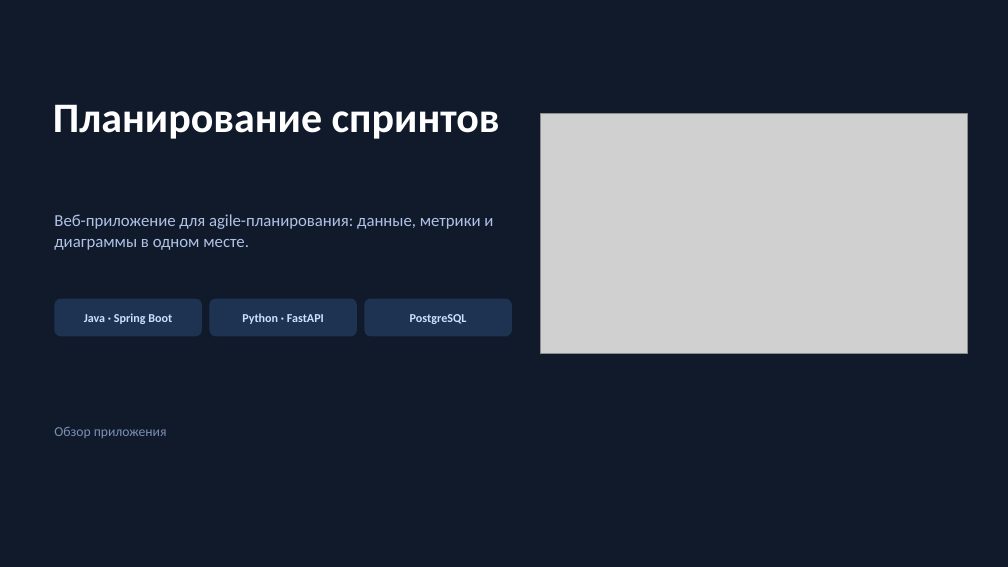
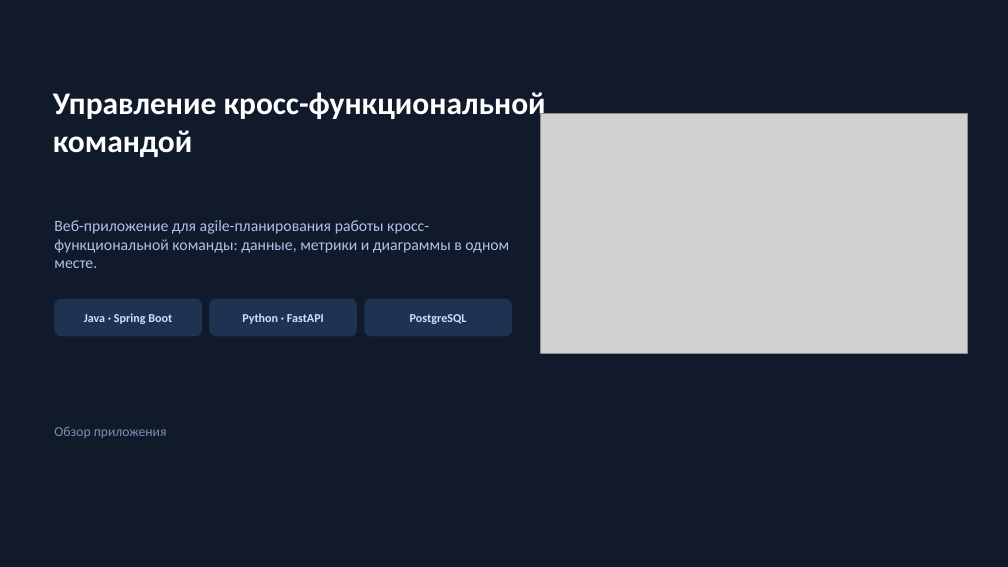
Before and after one commit to neoandrey1985/Planirovanie, a slide deck: slide 1 of frontend/docs/Презентация_приложения.pptx. Drawn at 1008x567 pixels with LibreOffice and Linux fonts; fonts in the diff are those of the drawing; grey boxes stand for pictures. Boxes give left, top, right and bottom in pixels: in the first picture for what was removed or moved away, otherwise in the second. Text is boxed around its words. In the diff, an @@ line names an element or a change of style, - is before the commit and + after.

```diff
--- a/frontend/docs/Презентация_приложения.pptx
+++ b/frontend/docs/Презентация_приложения.pptx
@@ text at (53, 92, 546, 157): text changed; size 40 to 30 pt @@
-Планирование спринтов
+Управление кросс-функциональной командой
@@ text at (54, 220, 509, 268): text changed; size 16 to 15 pt @@
-Веб-приложение для agile-планирования: данные, метрики и диаграммы в одном месте.
+Веб-приложение для agile-планирования работы кросс-функциональной команды: данные, метрики и диаграммы в одном месте.
```
Also in this commit, not shown: 1 slide added, 16 other files.
